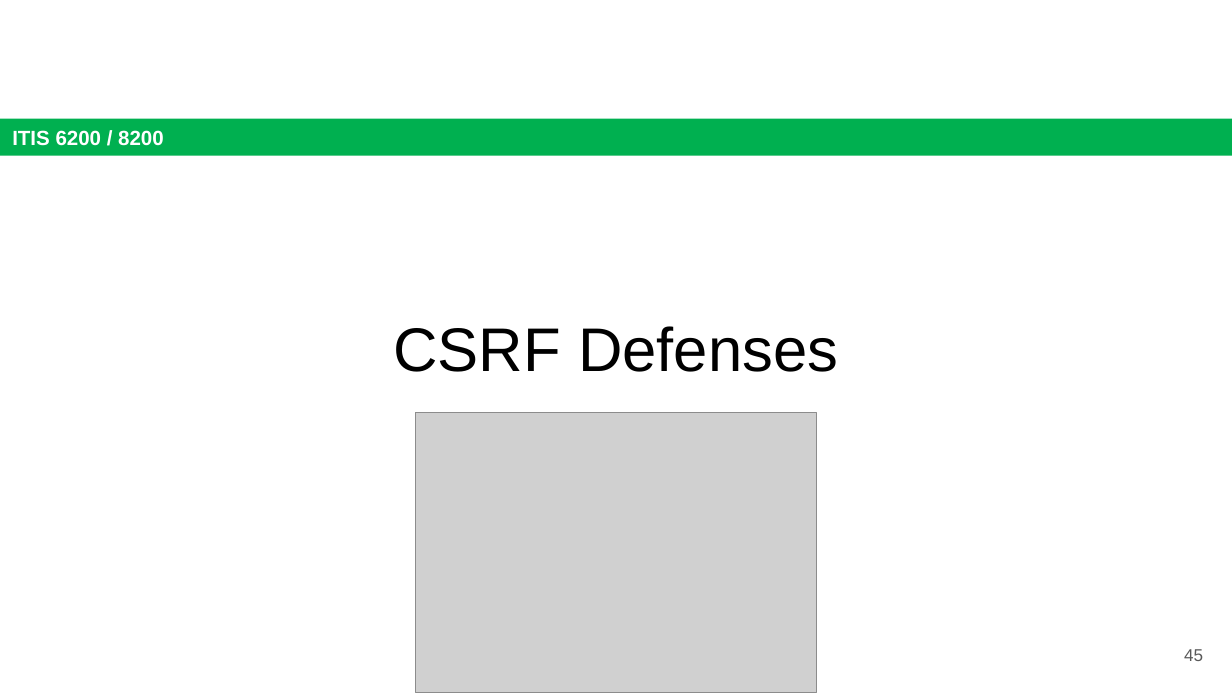
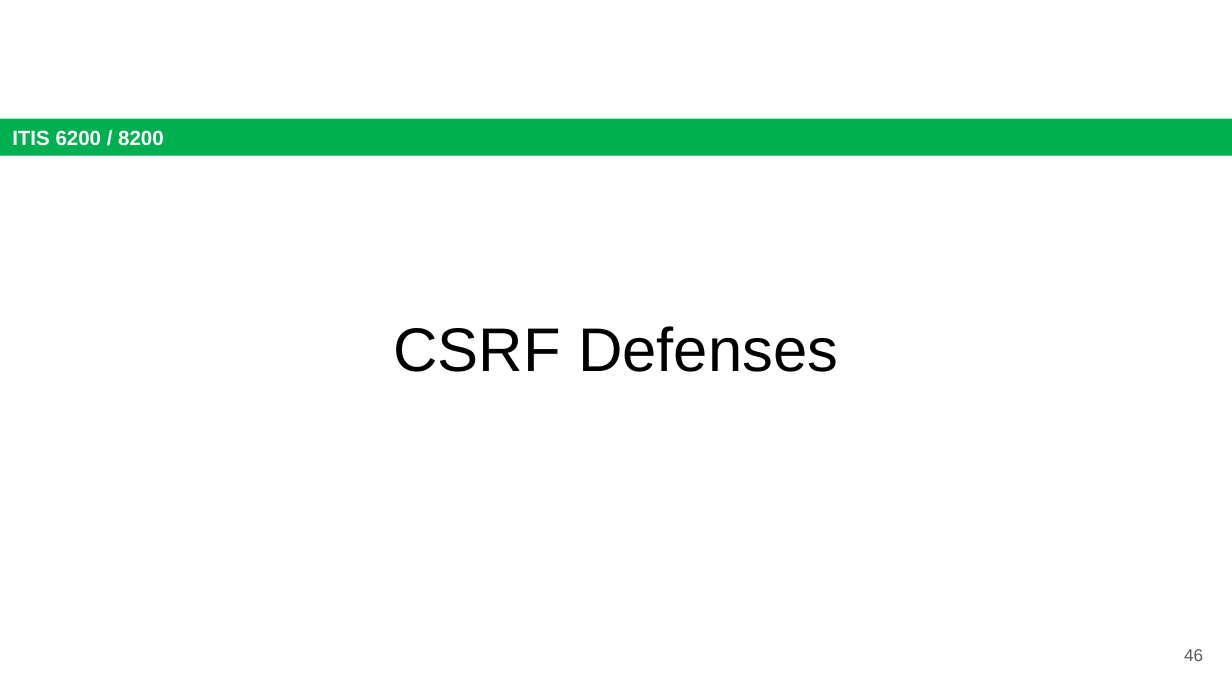
Before and after one commit to jx5c/github.io, a slide deck: slide 46 of teaching/ITIS6200/2023fa/lectures/lec11.pptx (slide 45 before the commit). Drawn at 1232x693 pixels with LibreOffice and Linux fonts; fonts in the diff are those of the drawing; grey boxes stand for pictures. Boxes give left, top, right and bottom in pixels: in the first picture for what was removed or moved away, otherwise in the second. Text is boxed around its words. In the diff, an @@ line names an element or a change of style, - is before the commit and + after.

```diff
--- a/teaching/ITIS6200/2023fa/lectures/lec11.pptx
+++ b/teaching/ITIS6200/2023fa/lectures/lec11.pptx
@@ picture removed at (415, 413, 816, 692) @@
@@ page number at (1184, 649, 1203, 661): text changed @@
-45
+46
```
Also in this commit, not shown: 1 other slide changed, 1 slide added, 1 other file.
